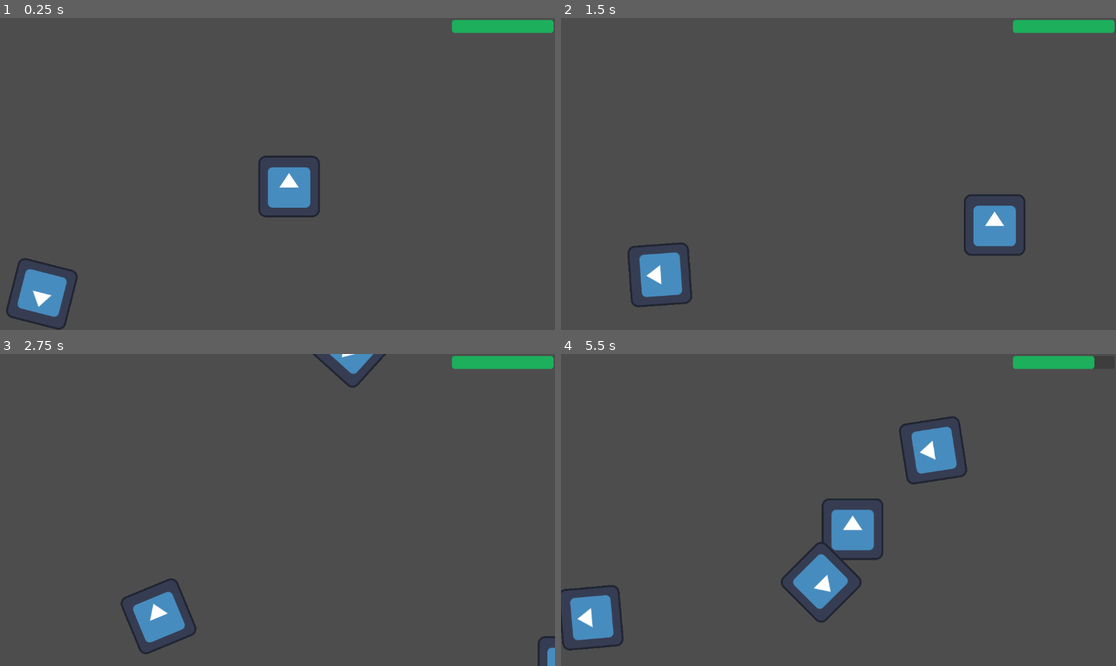
Above: before the commit, frames 1-4 (two rows, left to right).
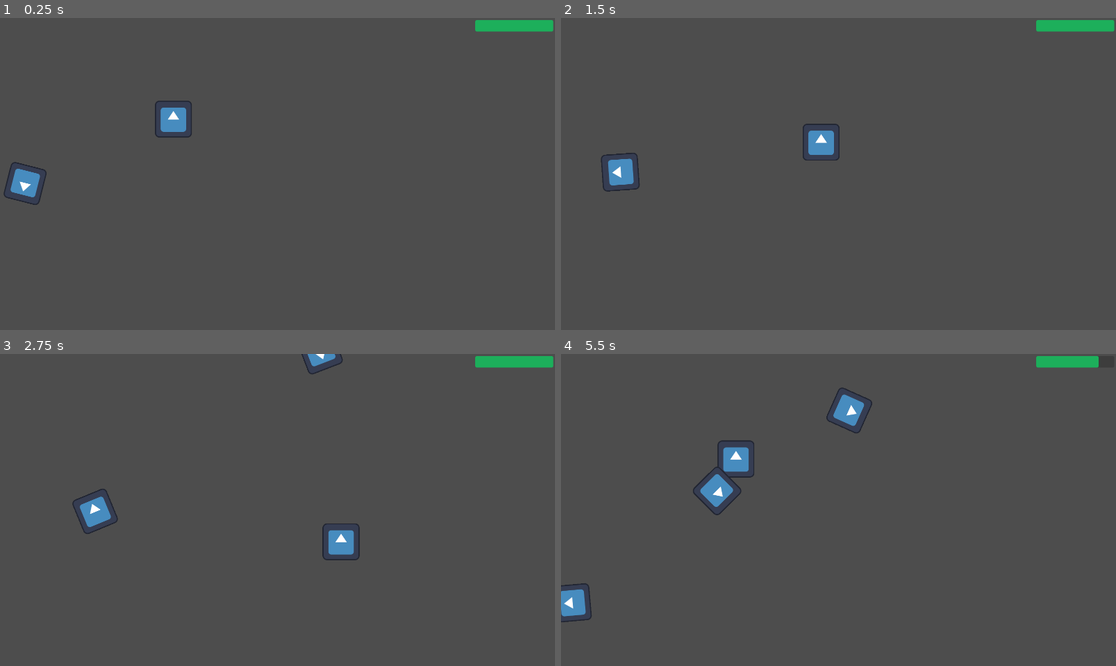
Above: after the commit, the same moments.

Repository: webermael/Informatikprojekt
Game: Godot game, scene res://game.tscn
The game is run twice, just before and just after one commit, with the same random seed, the same clock (stepped at 60 frames per second) and the same inputs. The engine's default icon, where the game draws it, is replaced by a stand-in: a white triangle on a blue panel in a dark square.
Inputs:
- Up to frame 1 (0.25 s): no input
- Up to frame 2 (1.5 s): hold Right (ui_right) 0.53-1.28 s; hold Down (ui_down) from 1.28 s (still down)
- Up to frame 3 (2.75 s): release Down (ui_down) at 2.03 s; hold Right (ui_right) from 2.03 s (still down)
- Up to frame 4 (5.5 s): release Right (ui_right) at 2.78 s; hold Up (ui_up) 2.78-3.53 s; hold Left (ui_left) 3.53-5.03 s; hold Down (ui_down) from 5.03 s (still down)

The runs differ from the first frame. In frame 1, 3.8% of the frame differs, in the area x 0-100%, y 0-100%; in frame 2, 3.8%; in frame 3, 3.2%; in frame 4, 6.9%, in the area x 0-97%, y 0-96%.

Commit message:
changed resolution

Diff:
--- a/game.tscn
+++ b/game.tscn
@@ -13,7 +13,7 @@
 
 [sub_resource type="Curve2D" id="Curve2D_umr6q"]
 _data = {
-"points": PackedVector2Array(0, 0, 0, 0, -80, -80, 0, 0, 0, 0, -80, 750, 0, 0, 0, 0, 1250, 750, 0, 0, 0, 0, 1250, -80, 0, 0, 0, 0, -80, -80)
+"points": PackedVector2Array(0, 0, 0, 0, -80, -80, 0, 0, 0, 0, -80, 1160, 0, 0, 0, 0, 2000, 1160, 0, 0, 0, 0, 2000, -80, 0, 0, 0, 0, -80, -80)
 }
 point_count = 5
 
@@ -21,10 +21,10 @@
 script = ExtResource("1_lvcbi")
 
 [node name="Healthbar" type="ProgressBar" parent="."]
-offset_left = 938.0
-offset_top = 4.0
-offset_right = 1149.0
-offset_bottom = 31.0
+offset_left = 1644.0
+offset_top = 7.0
+offset_right = 1914.0
+offset_bottom = 47.0
 theme_override_styles/fill = SubResource("StyleBoxFlat_x4d02")
 max_value = 5.0
 value = 5.0
--- a/project.godot
+++ b/project.godot
@@ -15,10 +15,17 @@
 config/features=PackedStringArray("4.2", "Forward Plus")
 config/icon="res://icon.svg"
 
+[display]
+
+window/size/viewport_width=1920
+window/size/viewport_height=1080
+window/size/mode=3
+
 [input]
 
 ui_attack={
 "deadzone": 0.5,
 "events": [Object(InputEventKey,"resource_local_to_scene":false,"resource_name":"","device":-1,"window_id":0,"alt_pressed":false,"shift_pressed":false,"ctrl_pressed":false,"meta_pressed":false,"pressed":false,"keycode":0,"physical_keycode":32,"key_label":0,"unicode":32,"echo":false,"script":null)
+, Object(InputEventKey,"resource_local_to_scene":false,"resource_name":"","device":-1,"window_id":0,"alt_pressed":false,"shift_pressed":false,"ctrl_pressed":false,"meta_pressed":false,"pressed":false,"keycode":0,"physical_keycode":67,"key_label":0,"unicode":99,"echo":false,"script":null)
 ]
 }
